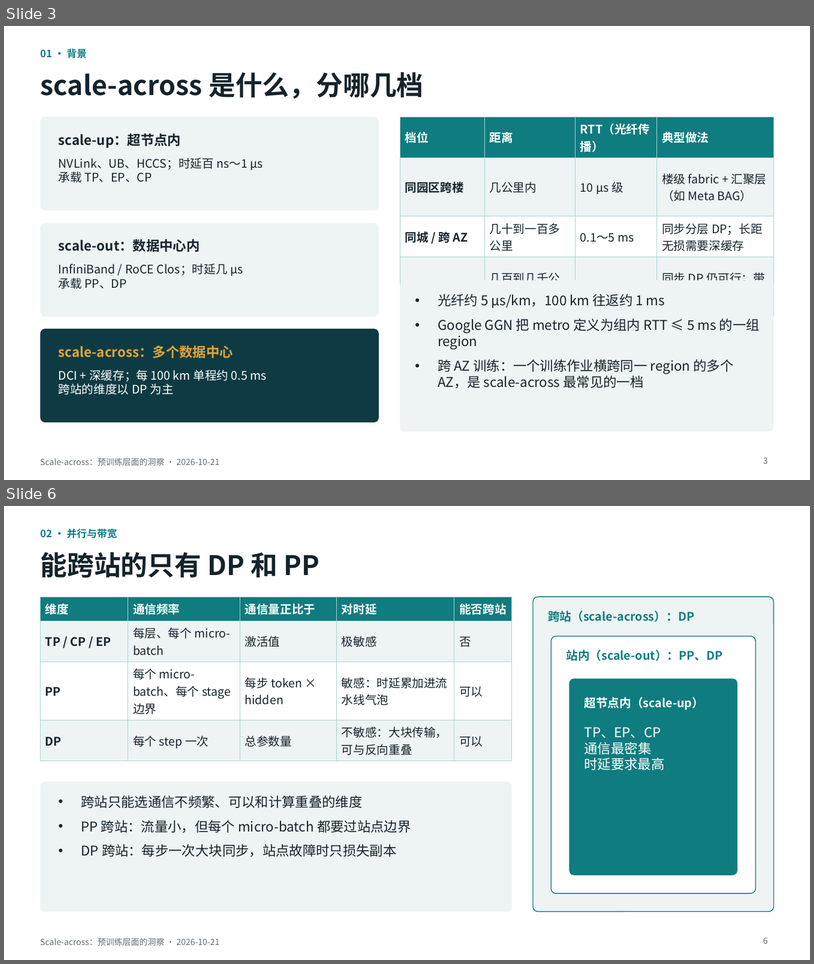
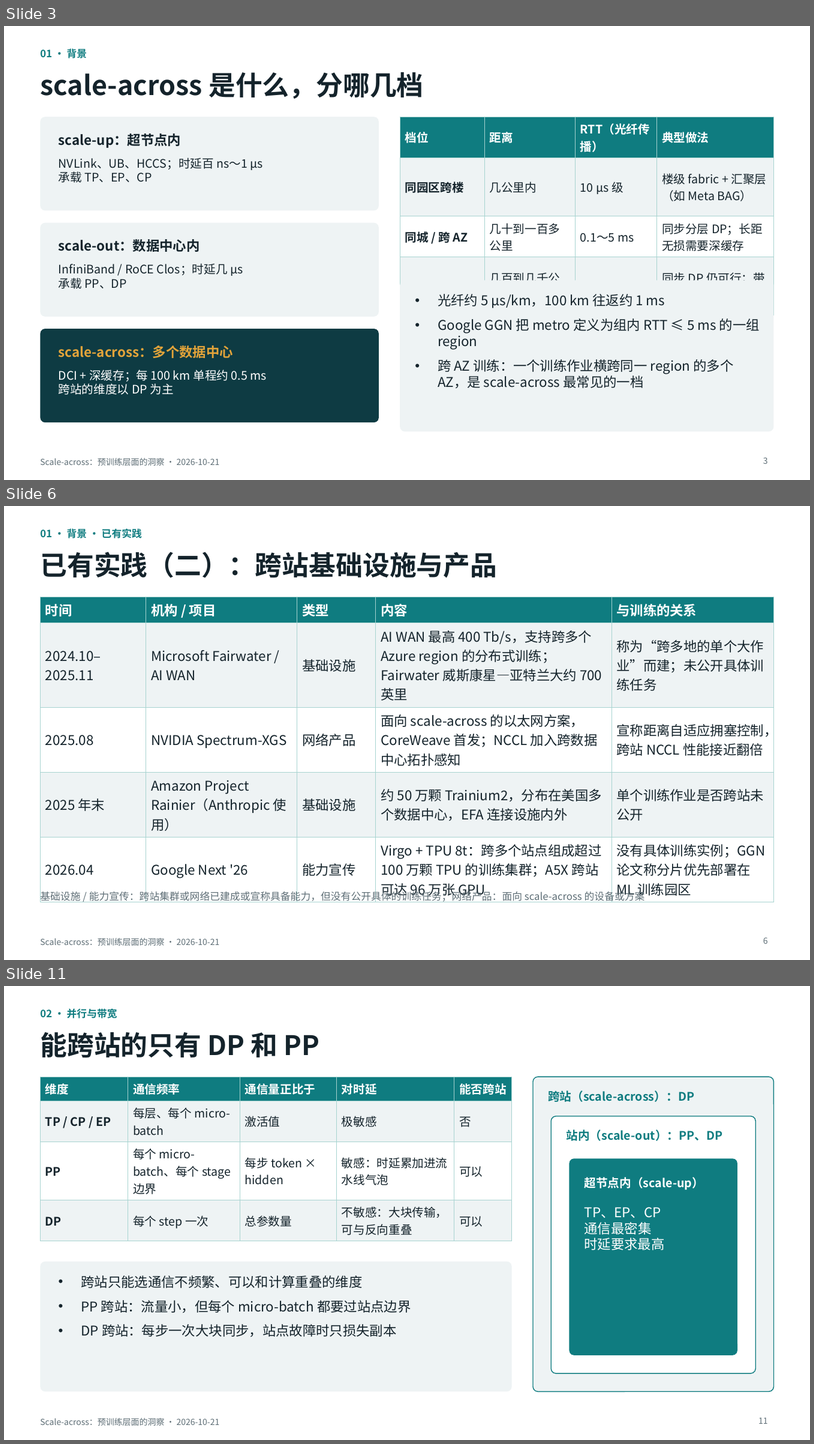
Before and after one commit to LuisXinYe/Transfer-Repo, a slide deck: scale-across_预训练洞察.pptx. Shown one above the other, each under a label of ours: slides 3 and 6 before the commit, slides 3, 6 and 11 after it; the slides between them are not shown. The pictures are 814x964 and 814x1444 pixels, drawn with LibreOffice and Linux fonts; fonts in the diff are those of the drawing. Boxes give left, top, right and bottom in pixels: in the first picture for what was removed or moved away, otherwise in the second. Text is boxed around its words. In the diff, an @@ line names an element or a change of style, - is before the commit and + after.

```diff
--- a/scale-across_预训练洞察.pptx
+++ b/scale-across_预训练洞察.pptx
@@ slide 6 added at [4,506,810,960], background #FFFFFF; not listed: 1 template element that a slide beside it also shows @@
@@ text added at [40,528,142,538], 12 pt, text #0F7C80, bold @@
+01 · 背景 · 已有实践
@@ title added at [40,552,497,578], 32 pt, text #14232B, bold @@
+已有实践（二）：跨站基础设施与产品
@@ table added at [40,597,774,900], 5 rows, 5 columns @@
+时间 | 机构 / 项目 | 类型 | 内容 | 与训练的关系
+2024.10–2025.11 | Microsoft Fairwater / AI WAN | 基础设施 | AI WAN 最高 400 Tb/s，支持跨多个 Azure region 的分布式训练；Fairwater 威斯康星—亚特兰大约 700 英里 | 称为“跨多地的单个大作业”而建；未公开具体训练任务
+2025.08 | NVIDIA Spectrum-XGS | 网络产品 | 面向 scale-across 的以太网方案，CoreWeave 首发；NCCL 加入跨数据中心拓扑感知 | 宣称距离自适应拥塞控制，跨站 NCCL 性能接近翻倍
+2025 年末 | Amazon Project Rainier（Anthropic 使用） | 基础设施 | 约 50 万颗 Trainium2，分布在美国多个数据中心，EFA 连接设施内外 | 单个训练作业是否跨站未公开
+2026.04 | Google Next '26 | 能力宣传 | Virgo + TPU 8t：跨多个站点组成超过 100 万颗 TPU 的训练集群；A5X 跨站可达 96 万张 GPU | 没有具体训练实例；GGN 论文称分片优先部署在 ML 训练园区
@@ text added at [40,889,645,902], 12 pt, text #5E6E76 @@
+基础设施 / 能力宣传：跨站集群或网络已建成或宣称具备能力，但没有公开具体的训练任务；网络产品：面向 scale-across 的设备或方案
@@ page number added at [764,937,768,943], 10 pt, text #5E6E76 @@
+6
@@ what was slide 6 is now slide 11 @@
@@ page number at [759,1417,768,1423]: text changed @@
-6
+11
```
Also in this commit, not shown: 5 slides changed, 6 other slides added, 1 slide removed.
